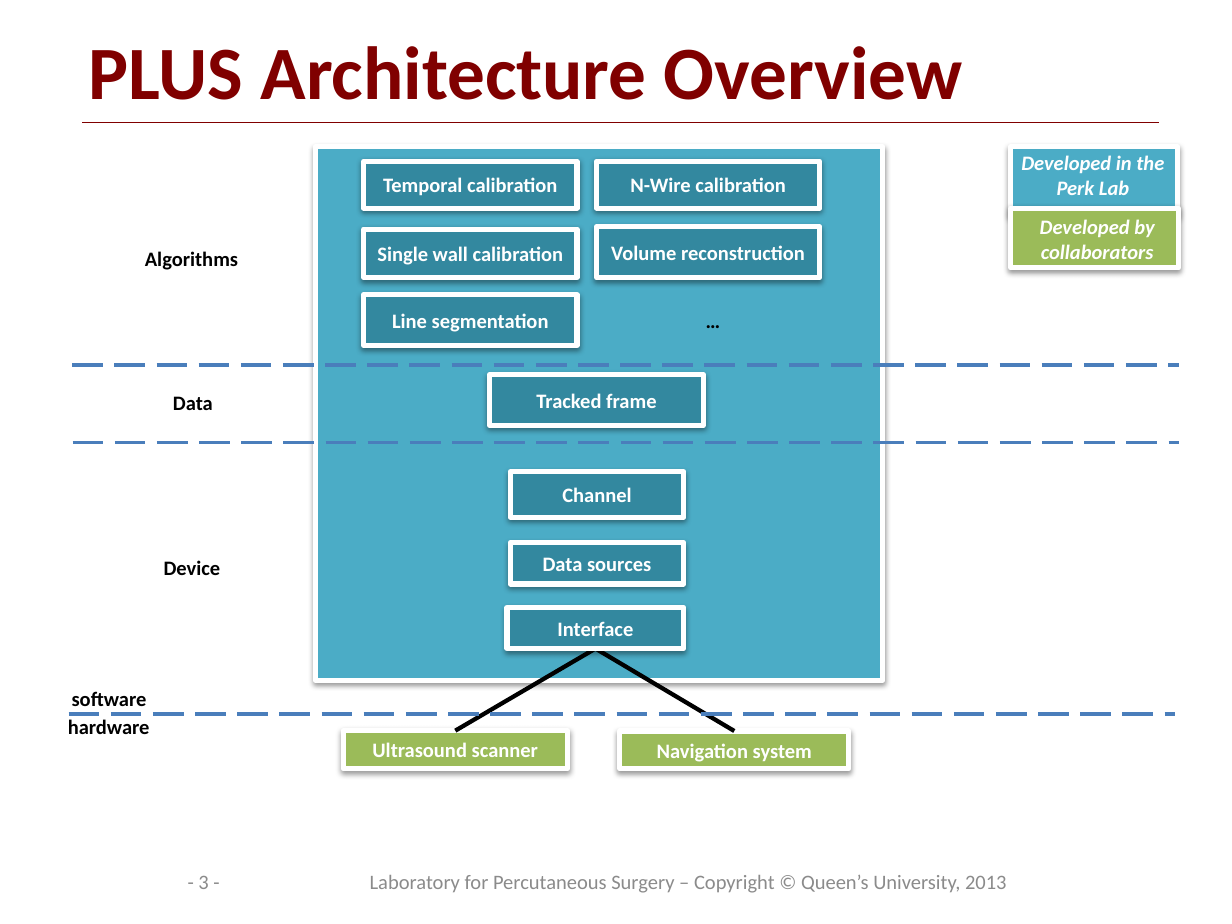
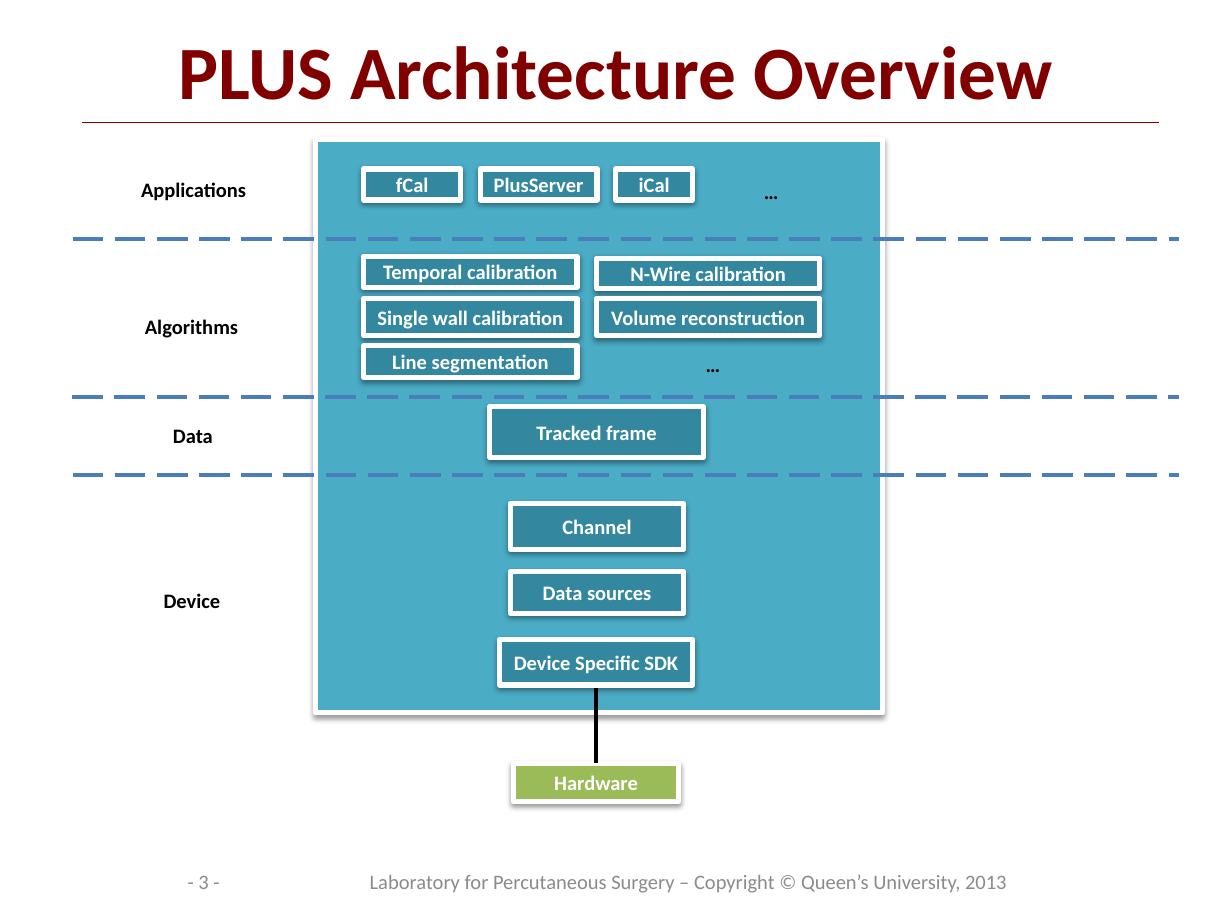
Before and after one commit to PlusToolkit/PlusDoc, a slide deck: slide 3 of overview/PlusArchitectureOverview.pptx. Drawn at 1232x924 pixels with LibreOffice and Linux fonts; fonts in the diff are those of the drawing; background and template pictures are left out. Boxes give left, top, right and bottom in pixels: in the first picture for what was removed or moved away, otherwise in the second. Text is boxed around its words. In the diff, an @@ line names an element or a change of style, - is before the commit and + after.

Commit message:
re #712 refinements to architecture overview

```diff
--- a/overview/PlusArchitectureOverview.pptx
+++ b/overview/PlusArchitectureOverview.pptx
@@ text "PLUS Architecture Overview": place and size @@
-text "PLUS Architecture Overview" at bbox=[89, 46, 963, 100]
+text "PLUS Architecture Overview" at bbox=[178, 46, 1052, 100]
@@ rectangle: place and size @@
-rectangle at bbox=[315, 147, 883, 680]
+rectangle at bbox=[315, 139, 883, 712]
@@ rectangle removed at bbox=[1010, 147, 1178, 216] @@
@@ rectangle added at bbox=[363, 169, 461, 200], fill #33889F, outline #FFFFFF 3 pt, 12 pt, text #FFFFFF, bold @@
+fCal
@@ rectangle added at bbox=[480, 169, 598, 200], fill #33889F, outline #FFFFFF 3 pt, 12 pt, text #FFFFFF, bold @@
+PlusServer
@@ rectangle added at bbox=[616, 169, 694, 200], fill #33889F, outline #FFFFFF 3 pt, 12 pt, text #FFFFFF, bold @@
+iCal
@@ text added at bbox=[752, 172, 791, 209], 12 pt, text #000000, bold @@
+…
@@ text removed at bbox=[1021, 155, 1164, 195] @@
-Developed in the Perk Lab
@@ text added at bbox=[141, 182, 246, 201], 12 pt, text #000000, bold @@
+Applications
@@ rectangle removed at bbox=[1010, 208, 1178, 269] @@
@@ line moved from (69, 715) - (1175, 715) to (73, 239) - (1179, 239) @@
@@ text removed at bbox=[1040, 219, 1154, 259] @@
-Developed by collaborators
@@ rectangle "Temporal calibration": place and size @@
-rectangle "Temporal calibration" at bbox=[363, 161, 577, 208]
+rectangle "Temporal calibration" at bbox=[363, 256, 577, 287]
@@ rectangle "N-Wire calibration": place and size @@
-rectangle "N-Wire calibration" at bbox=[596, 161, 819, 208]
+rectangle "N-Wire calibration" at bbox=[596, 259, 819, 290]
@@ rectangle "Single wall calibration": place and size @@
-rectangle "Single wall calibration" at bbox=[363, 229, 577, 277]
+rectangle "Single wall calibration" at bbox=[363, 298, 577, 335]
@@ rectangle "Volume reconstruction": place and size @@
-rectangle "Volume reconstruction" at bbox=[596, 227, 819, 277]
+rectangle "Volume reconstruction" at bbox=[596, 298, 819, 335]
@@ text "Algorithms": place and size @@
-text "Algorithms" at bbox=[145, 251, 238, 270]
+text "Algorithms" at bbox=[145, 319, 238, 338]
@@ rectangle "Line segmentation": place and size @@
-rectangle "Line segmentation" at bbox=[363, 294, 577, 345]
+rectangle "Line segmentation" at bbox=[363, 346, 577, 378]
@@ text "…": place and size @@
-text "…" at bbox=[692, 302, 732, 339]
+text "…" at bbox=[692, 346, 732, 383]
@@ 3 rectangles, 2 lines, 1 text: place and size @@
-3 rectangles, 2 lines, 1 text at bbox=[73, 365, 1179, 584]
+3 rectangles, 2 lines, 1 text at bbox=[73, 397, 1179, 614]
@@ text "Device": place and size @@
-text "Device" at bbox=[164, 560, 221, 575]
+text "Device" at bbox=[164, 593, 221, 608]
@@ group removed at bbox=[72, 607, 849, 769]: 3 rectangles, 1 line, 1 text @@
-Ultrasound scanner
-Navigation system
-software
-Interface
@@ rectangle added at bbox=[500, 639, 694, 685], fill #33889F, outline #FFFFFF 3 pt, 12 pt, text #FFFFFF, bold @@
+Device Specific SDK
@@ line moved from (595, 648) - (456, 731) to (596, 685) - (596, 764) @@
@@ rectangle "Hardware": place and size @@
-rectangle "Hardware" at bbox=[68, 719, 150, 734]
+rectangle "Hardware" at bbox=[514, 764, 679, 802]
@@ rectangle "Hardware" at bbox=[514, 764, 679, 802]: vertical alignment top to middle; fill none to #9BBB59; outline none to #FFFFFF 3 pt; shadow on @@
@@ text in rectangle at bbox=[554, 775, 638, 790]: text changed; text colour #000000 to #FFFFFF @@
-hardware
+Hardware
```
Also in this commit, not shown: 1 other slide changed.
